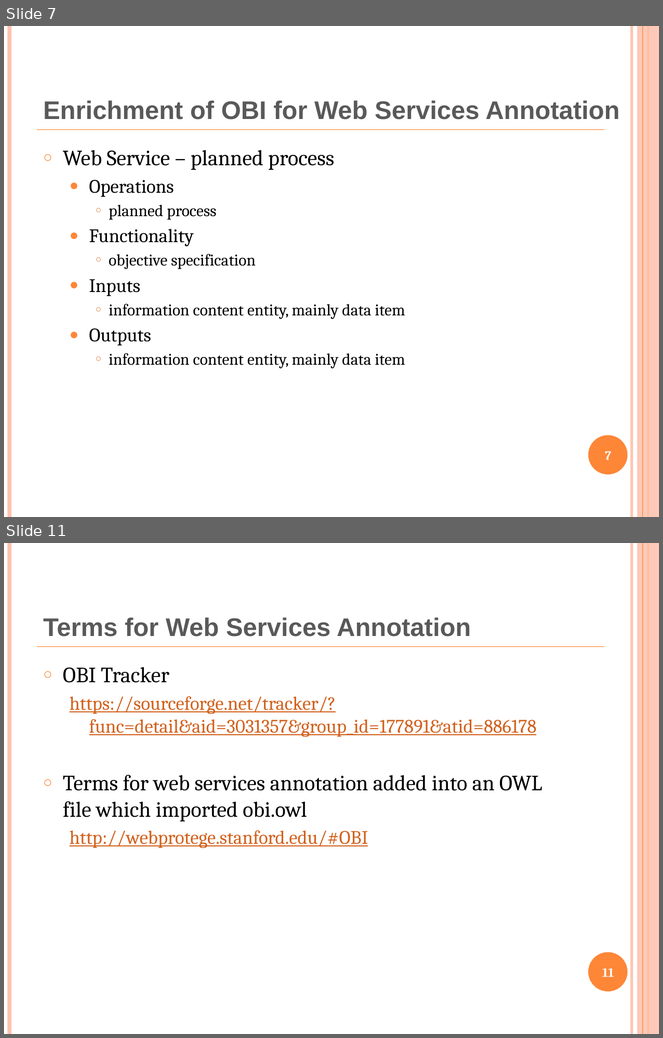
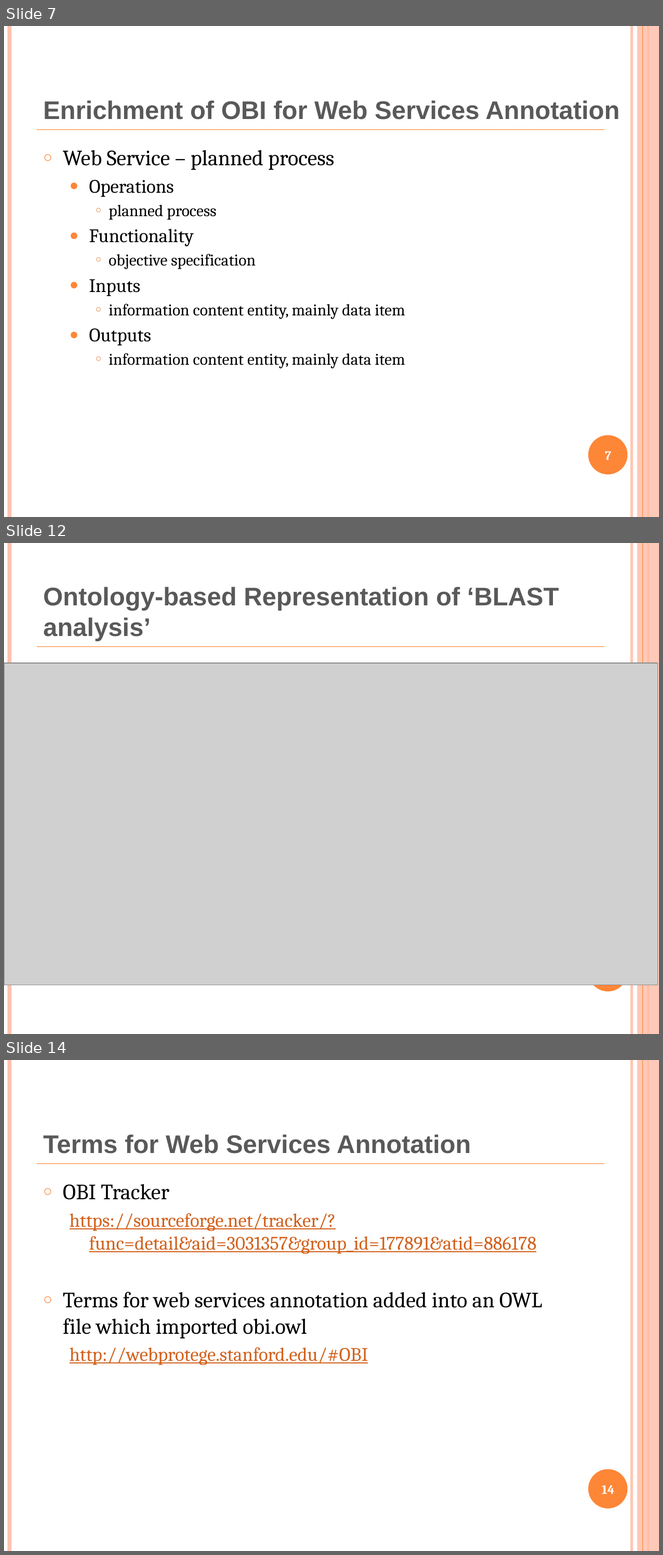
Before and after one commit to obi-ontology/obi-legacy-svn, a slide deck: trunk/docs/presentations/OBI workshop Oct 2011 Philly/WebService.pptx. Shown one above the other, each under a label of ours: slides 7 and 11 before the commit, slides 7, 12 and 14 after it; the slides between them are not shown. The pictures are 663x1038 and 663x1555 pixels, drawn with LibreOffice and Linux fonts; fonts in the diff are those of the drawing; grey boxes stand for pictures. Boxes give left, top, right and bottom in pixels: in the first picture for what was removed or moved away, otherwise in the second. Text is boxed around its words. In the diff, an @@ line names an element or a change of style, - is before the commit and + after.

Commit message:
Make some updates on the ontology-based models

```diff
--- a/trunk/docs/presentations/OBI workshop Oct 2011 Philly/WebService.pptx
+++ b/trunk/docs/presentations/OBI workshop Oct 2011 Philly/WebService.pptx
@@ slide 12 added at bbox=[4, 543, 659, 1034], background #FFFFFF; not listed: 7 template elements that a slide beside it also shows @@
@@ title added at bbox=[43, 587, 559, 641], 28 pt, text #595959, bold @@
+Ontology-based Representation of ‘BLAST analysis’
@@ picture added at bbox=[4, 663, 658, 985] @@
@@ what was slide 11 is now slide 14 @@
@@ page number at bbox=[602, 1485, 615, 1494]: text changed @@
-11
+14
```
Also in this commit, not shown: 3 slides changed, 3 other slides added.
